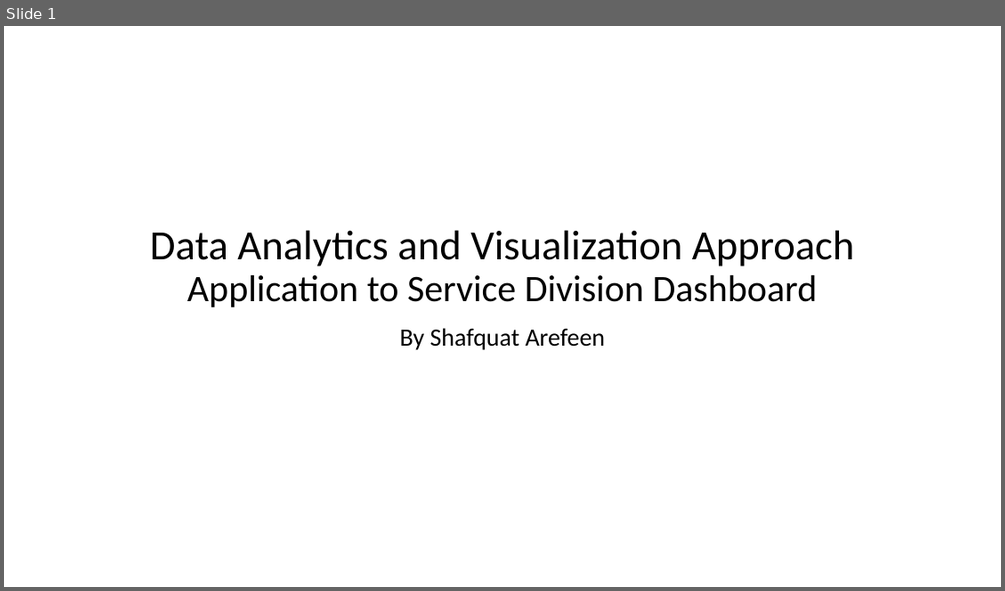
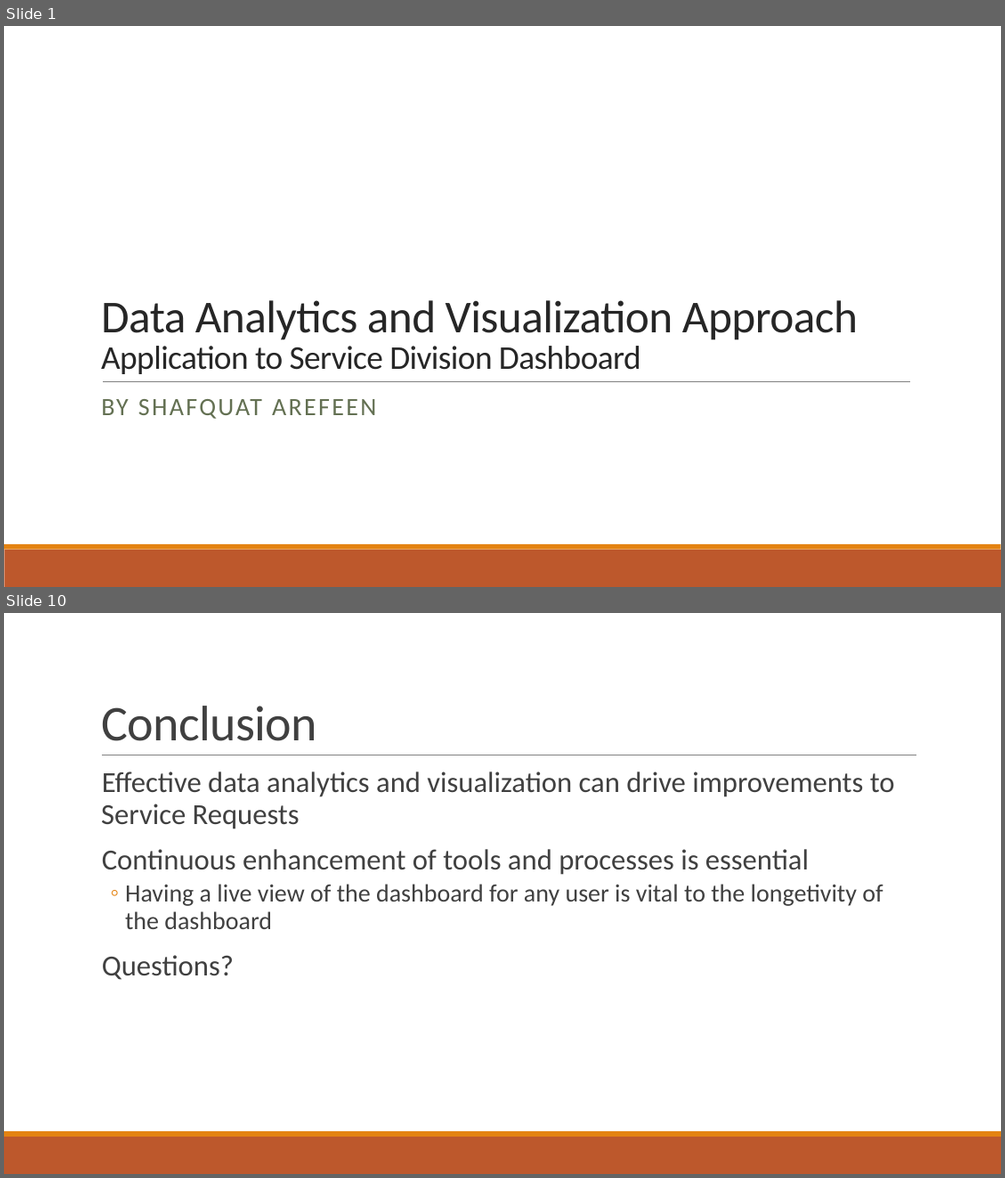
Before and after one commit to Shafquat/SSI, a slide deck: presentation/Take-Home Assignment.pptx. Shown one above the other, each under a label of ours: slide 1 before the commit, slides 1 and 10 after it; the slides between them are not shown. The pictures are 1005x591 and 1005x1178 pixels, drawn with LibreOffice and Linux fonts; fonts in the diff are those of the drawing. Boxes give left, top, right and bottom in pixels: in the first picture for what was removed or moved away, otherwise in the second. Text is boxed around its words. In the diff, an @@ line names an element or a change of style, - is before the commit and + after.

```diff
--- a/presentation/Take-Home Assignment.pptx
+++ b/presentation/Take-Home Assignment.pptx
@@ slide 10 added at <box>4,613,1001,1174</box>, background #FFFFFF; not listed: 2 template elements that a slide beside it also shows @@
@@ title added at <box>101,706,317,741</box>, 48 pt, text #404040 @@
+Conclusion
@@ text added at <box>101,771,895,980</box>, 28 pt, text #404040 @@
+  Effective data analytics and visualization can drive improvements to Service Requests
+  Continuous enhancement of tools and processes is essential
+  ◦ Having a live view of the dashboard for any user is vital to the longetivity of the dashboard
+  Questions?
@@ line added from (102, 755) to (917, 755), #808080 0.5 pt @@
@@ slide 1 changed as well @@
@@ title "Data Analytics and Visualization Approach ...": place and size @@
-title "Data Analytics and Visualization Approach ..." at <box>150,230,854,307</box>
+title "Data Analytics and Visualization Approach ..." at <box>101,300,858,374</box>
@@ title "Data Analytics and Visualization Approach ..." at <box>101,300,858,374</box>: size 40 to 44 pt in "Data Analytics and Visualization Approach"; size 36 to 32 pt in "Application to Service Division Dashboard"; text colour #000000 to #262626, letter spacing 0 to -0.5 pt; alignment centre to left; line spacing 0.9 to 0.85 @@
@@ subtitle at <box>101,399,376,418</box>: text changed; text colour #000000 to #637052 @@
-By Shafquat Arefeen
+BY SHAFQUAT AREFEEN
@@ line added from (103, 381) to (910, 381), #808080 0.5 pt @@
@@ rectangle added at <box>4,549,1001,587</box>, fill #BD582C @@
@@ rectangle added at <box>4,544,1001,549</box>, fill #E48312 @@
```
Also in this commit, not shown: 7 other slides changed, 1 other slide added, 2 other files.
